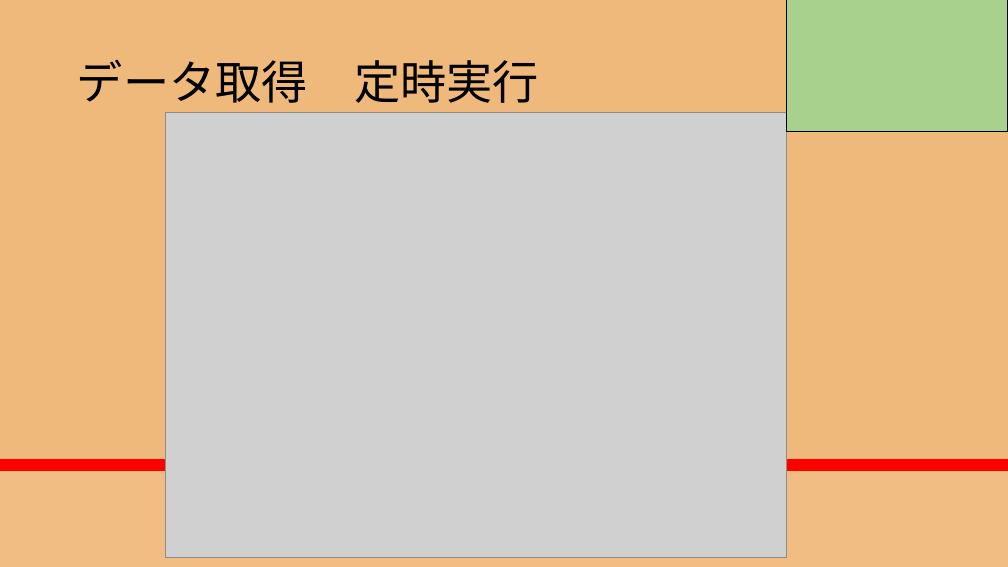
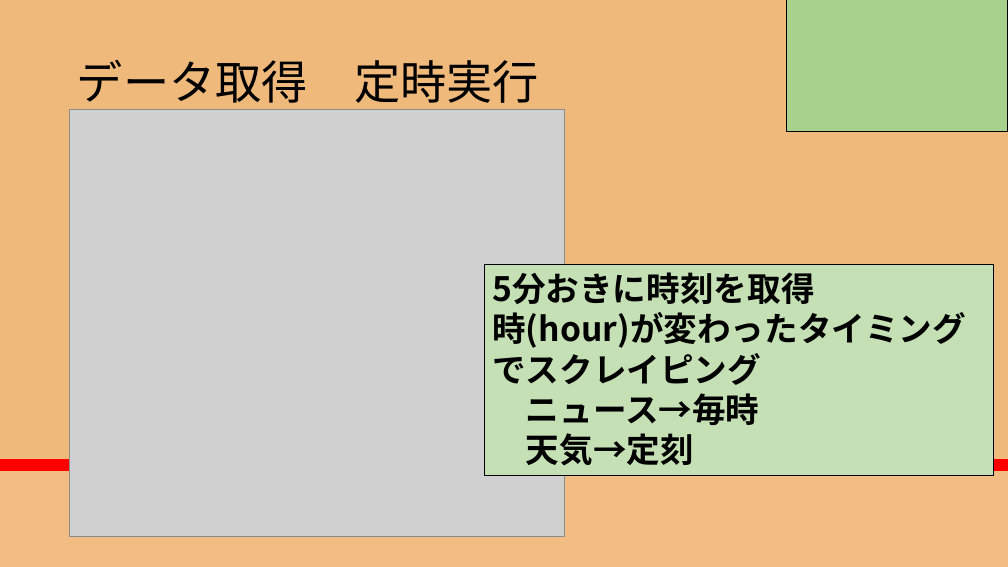
Before and after one commit to RikiishiSuzunosuke/AIspeaker_yosie, a slide deck: slide 19 of presentation/AIスピーカー開発_3_main.pptx (slide 20 before the commit). Drawn at 1008x567 pixels with LibreOffice and Linux fonts; fonts in the diff are those of the drawing; grey boxes stand for pictures. Boxes give left, top, right and bottom in pixels: in the first picture for what was removed or moved away, otherwise in the second. Text is boxed around its words. In the diff, an @@ line names an element or a change of style, - is before the commit and + after.

```diff
--- a/presentation/AIスピーカー開発_3_main.pptx
+++ b/presentation/AIスピーカー開発_3_main.pptx
@@ picture resized from (x1=166, y1=113, x2=786, y2=557) to (x1=70, y1=110, x2=565, y2=537) @@
@@ rectangle added at (x1=485, y1=265, x2=994, y2=476), fill #C5E0B4, outline #000000 0.75 pt, 32 pt, text #000000, bold @@
+5分おきに時刻を取得
+時(hour)が変わったタイミングでスクレイピング
+ニュース→毎時
+天気→定刻
```
Also in this commit, not shown: 3 other slides changed, 1 slide removed, 7 other files.
